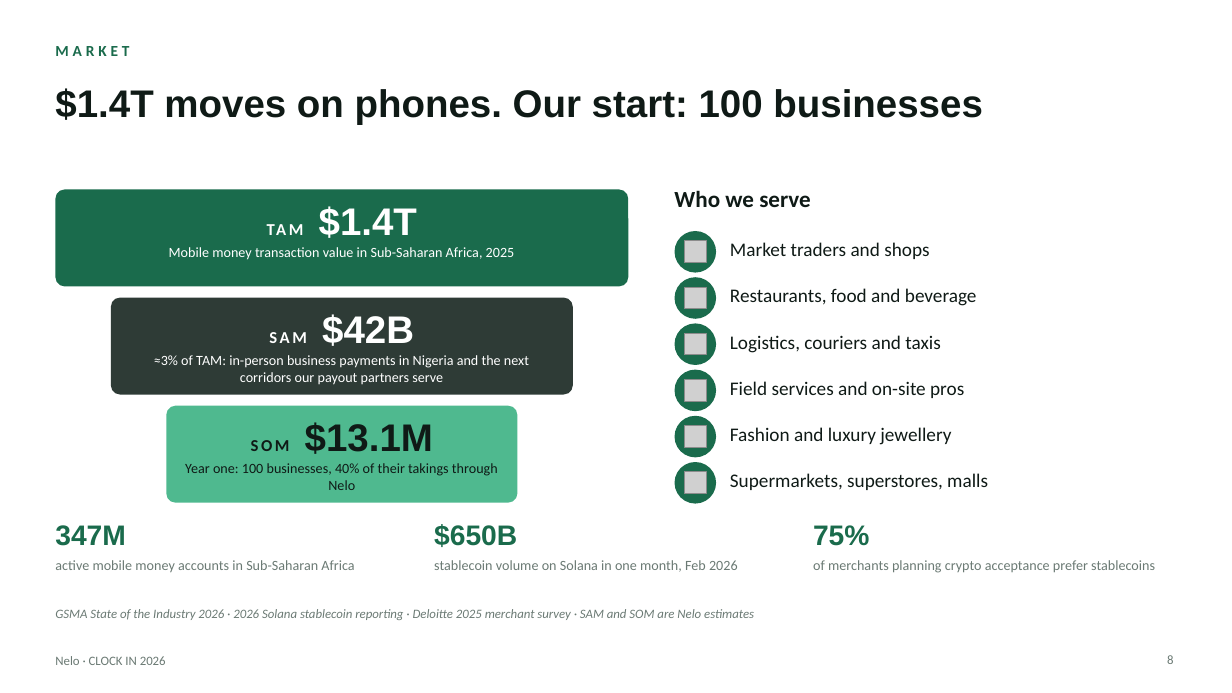
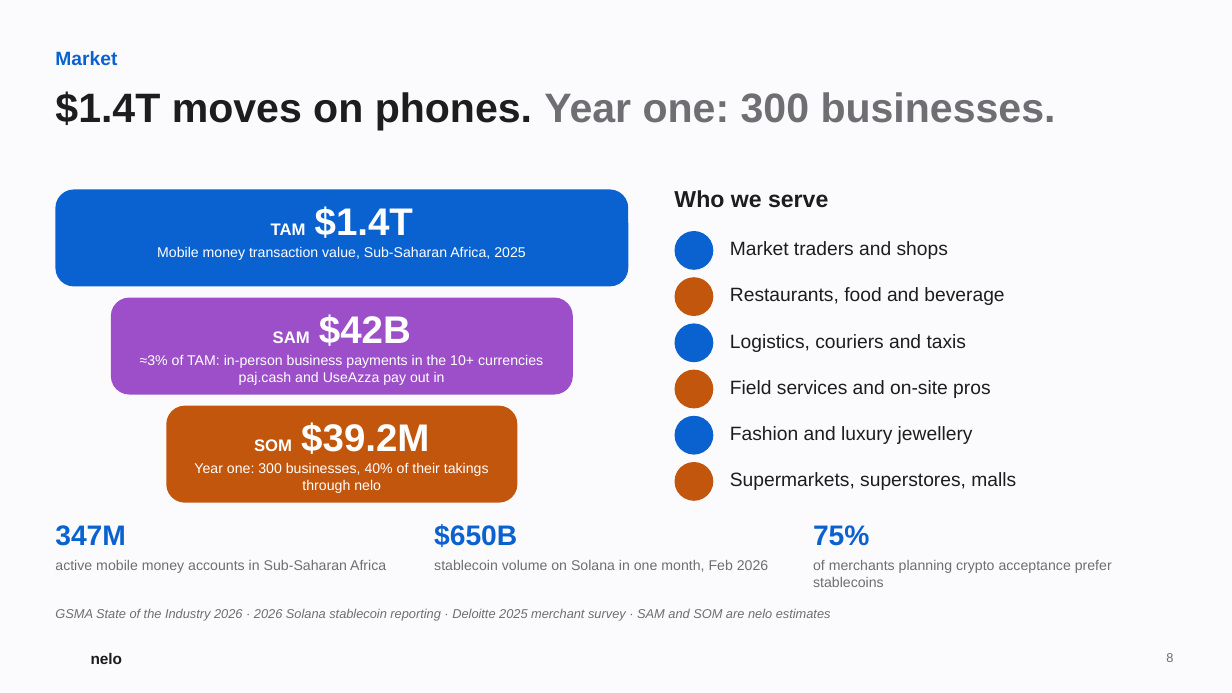
Before and after one commit to Udoka-AM/nelo, a slide deck: slide 8 of docs/deck/nelo-deck.pptx. Drawn at 1232x693 pixels with LibreOffice and Linux fonts; fonts in the diff are those of the drawing; grey boxes stand for pictures; background and template pictures are left out. Boxes give left, top, right and bottom in pixels: in the first picture for what was removed or moved away, otherwise in the second. Text is boxed around its words. In the diff, an @@ line names an element or a change of style, - is before the commit and + after.

Commit message:
Deck in the site's brand; 300 businesses in year one; nelo pay revenue and services
The deck now uses the landing site's look: black aurora for the title, the
nelo pay slide and the close, light cards elsewhere, blue for business and
orange for nelo pay, two-tone headlines, the gradient mark, and the real app
stills in phone frames. The title is 'Every business can now take payments on
Solana. Even when the network is down.'

Year one is 300 businesses (100 in the first 90 days). A new slide sets out
nelo pay's services from month six: cash out, savings with yield, bills,
stocks and real-world assets, and an agent payments API, each with its fee
and launch month. A three-year projection adds their revenue, and agent
volume, to the business fees. UseAzza joins paj.cash as a payout partner with
9+ more currencies, declared as integration next. The video script follows
the new deck.

```diff
--- a/docs/deck/nelo-deck.pptx
+++ b/docs/deck/nelo-deck.pptx
@@ background #FFFFFF to #FBFBFD @@
@@ text at (x1=55, y1=51, x2=117, y2=65): text changed; size 12 to 15 pt; font Calibri to Arial; text colour #1A6B4C to #0A62D0 @@
-MARKET
+Market
@@ title at (x1=55, y1=91, x2=1056, y2=130): text changed; size 30 to 32 pt; text colour #0F1A16 to #6E6E73 @@
-$1.4T moves on phones. Our start: 100 businesses
+$1.4T moves on phones. Year one: 300 businesses.
@@ rounded rectangle at (x1=55, y1=189, x2=628, y2=287): fill #1A6B4C to #0A62D0; proportions changed @@
@@ text "TAM $1.4T" at (x1=271, y1=206, x2=413, y2=238): font Calibri to Arial, letter spacing 2 to 0 pt in "TAM" @@
@@ text at (x1=157, y1=246, x2=525, y2=260): text changed; font Calibri to Arial @@
-Mobile money transaction value in Sub-Saharan Africa, 2025
+Mobile money transaction value, Sub-Saharan Africa, 2025
@@ picture removed at (x1=685, y1=241, x2=706, y2=262) @@
@@ rounded rectangle at (x1=111, y1=298, x2=573, y2=395): fill #2E3B36 to #9C4FC9; proportions changed @@
@@ picture removed at (x1=685, y1=287, x2=706, y2=309) @@
@@ text "SAM $42B" at (x1=273, y1=314, x2=411, y2=346): font Calibri to Arial, letter spacing 2 to 0 pt in "SAM" @@
@@ text at (x1=140, y1=355, x2=543, y2=385): text changed; font Calibri to Arial @@
-≈3% of TAM: in-person business payments in Nigeria and the next corridors our payout partners serve
+≈3% of TAM: in-person business payments in the 10+ currencies paj.cash and UseAzza pay out in
@@ picture removed at (x1=685, y1=334, x2=706, y2=355) @@
@@ picture removed at (x1=685, y1=380, x2=706, y2=401) @@
@@ rounded rectangle at (x1=166, y1=406, x2=518, y2=503): fill #4FB98F to #C2560C; proportions changed @@
@@ fill #1A6B4C to #0A62D0 in 3 elements at (x1=675, y1=231, x2=714, y2=270), (x1=675, y1=323, x2=714, y2=362), (x1=675, y1=416, x2=714, y2=455) @@
@@ text at (x1=254, y1=422, x2=429, y2=454): text changed; text colour #0F1A16 to #FFFFFF @@
-SOM $13.1M
+SOM $39.2M
@@ picture removed at (x1=685, y1=426, x2=706, y2=447) @@
@@ text at (x1=194, y1=462, x2=489, y2=493): text changed; font Calibri to Arial; text colour #0F1A16 to #FFFFFF @@
-Year one: 100 businesses, 40% of their takings through Nelo
+Year one: 300 businesses, 40% of their takings through nelo
@@ fill #1A6B4C to #C2560C in 3 elements at (x1=675, y1=277, x2=714, y2=316), (x1=675, y1=370, x2=714, y2=409), (x1=675, y1=462, x2=714, y2=501) @@
@@ picture removed at (x1=685, y1=472, x2=706, y2=494) @@
@@ font Calibri to Arial, text colour #0F1A16 to #1D1D1F in 7 elements at (x1=674, y1=190, x2=828, y2=208), (x1=730, y1=241, x2=948, y2=259), (x1=730, y1=287, x2=1004, y2=305), (x1=730, y1=334, x2=967, y2=352), (x1=730, y1=380, x2=990, y2=398), (x1=730, y1=426, x2=973, y2=444), (x1=730, y1=472, x2=1016, y2=490) @@
@@ text colour #1A6B4C to #0A62D0 in 3 elements at (x1=55, y1=525, x2=125, y2=546), (x1=434, y1=524, x2=517, y2=547), (x1=813, y1=525, x2=869, y2=546) @@
@@ text at (x1=55, y1=608, x2=831, y2=620): text changed; font Calibri to Arial; text colour #6B7A74 to #6E6E73 @@
-GSMA State of the Industry 2026 · 2026 Solana stablecoin reporting · Deloitte 2025 merchant survey · SAM and SOM are Nelo estimates
+GSMA State of the Industry 2026 · 2026 Solana stablecoin reporting · Deloitte 2025 merchant survey · SAM and SOM are nelo estimates
@@ text removed at (x1=55, y1=656, x2=166, y2=665) @@
-Nelo · CLOCK IN 2026
@@ text added at (x1=91, y1=653, x2=123, y2=664), 12 pt, text #1D1D1F, bold @@
+nelo
@@ font Calibri to Arial, text colour #6B7A74 to #6E6E73 in 4 elements at (x1=55, y1=560, x2=386, y2=573), (x1=434, y1=560, x2=768, y2=572), (x1=813, y1=560, x2=1112, y2=587), (x1=1166, y1=653, x2=1173, y2=662) @@
```
Also in this commit, not shown: 11 other slides changed, 5 slides added, 3 slides removed, 1 other file.
